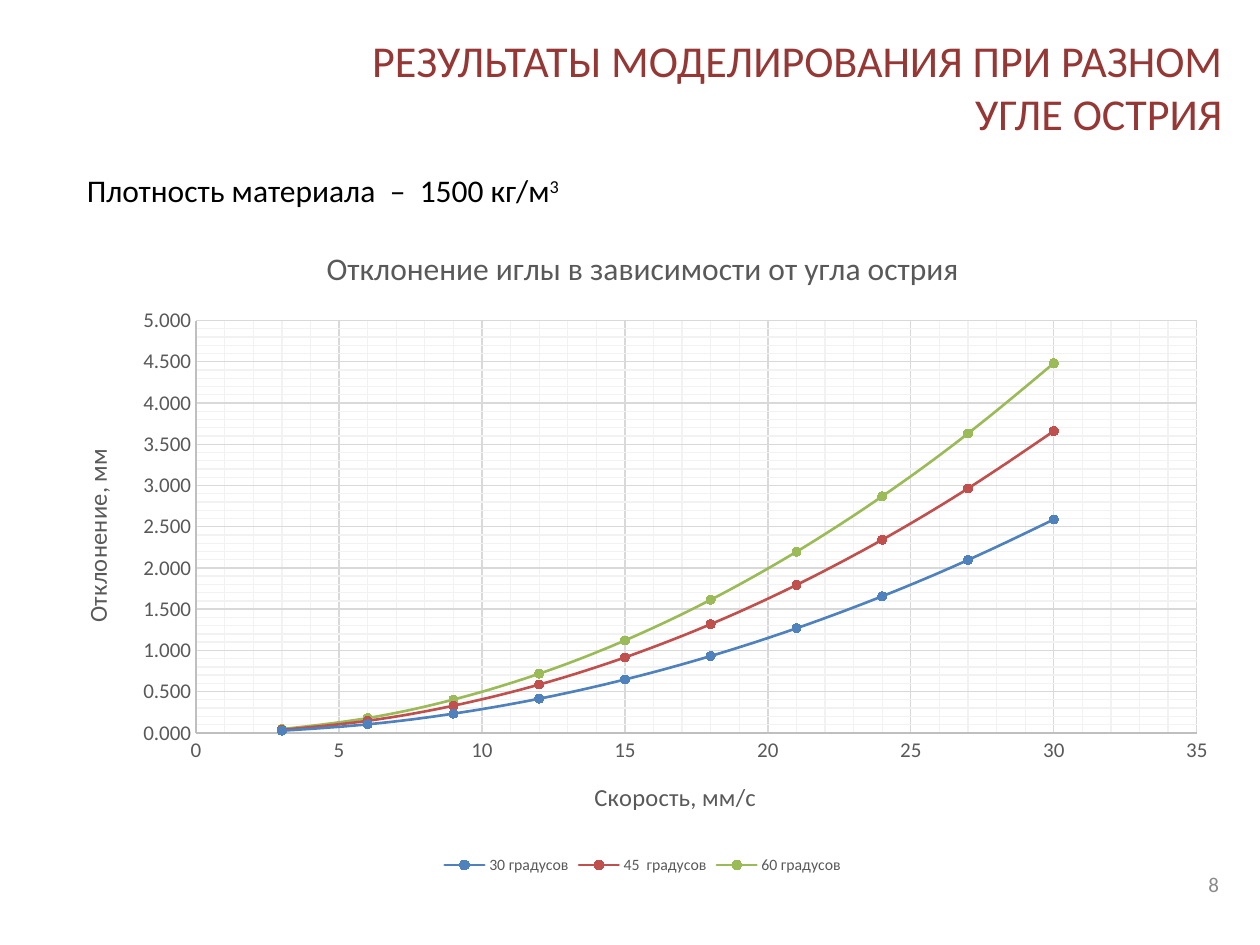
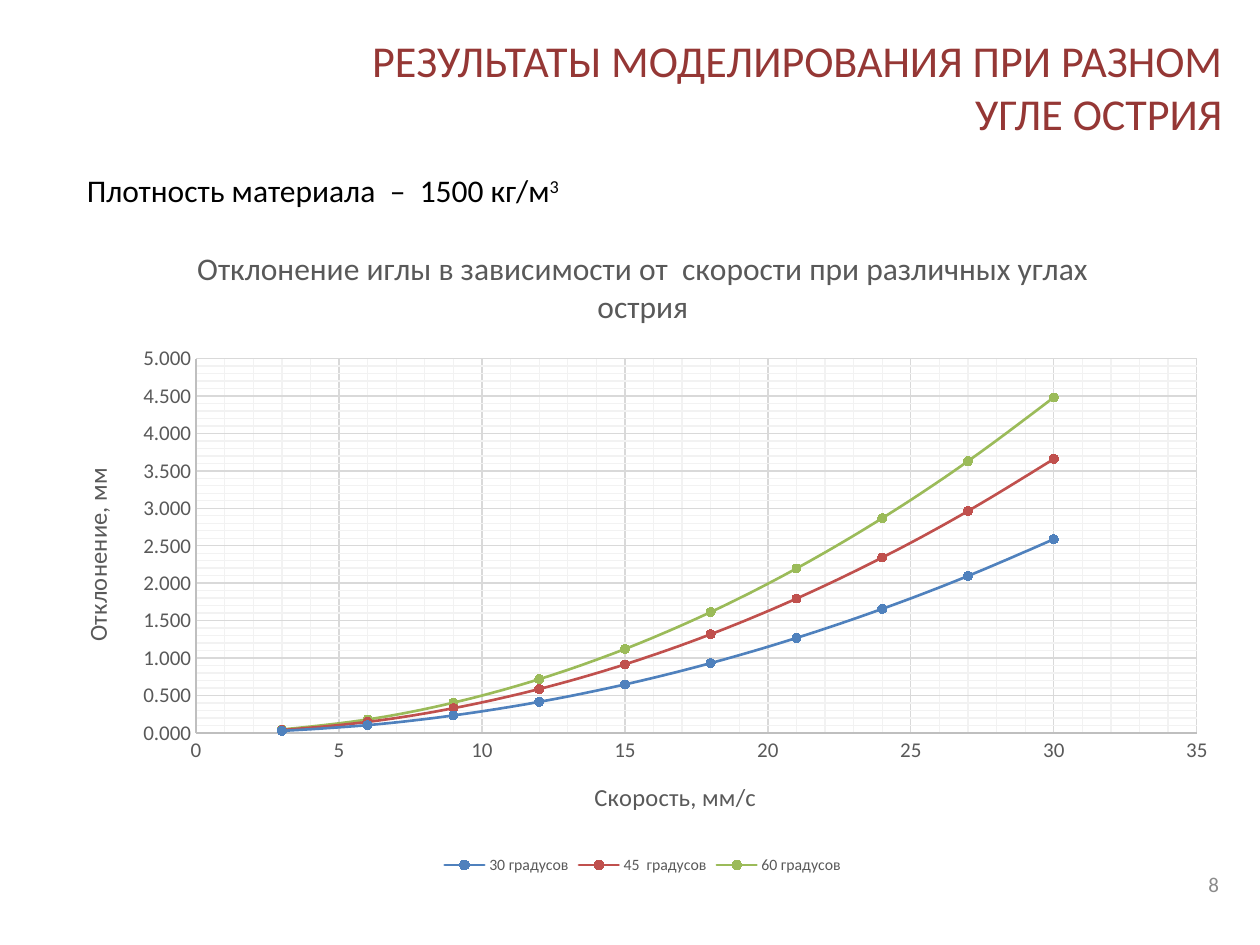
Before and after one commit to IgVaCompany/MyWorks, a slide deck: slide 8 of Dissertacia/MyWork/DocWork/Модель деформируемого объекта управления.pptx. Drawn at 1260x945 pixels with LibreOffice and Linux fonts; fonts in the diff are those of the drawing; background and template pictures are left out. Boxes give left, top, right and bottom in pixels: in the first picture for what was removed or moved away, otherwise in the second. Text is boxed around its words. In the diff, an @@ line names an element or a change of style, - is before the commit and + after.

```diff
--- a/Dissertacia/MyWork/DocWork/Модель деформируемого объекта управления.pptx
+++ b/Dissertacia/MyWork/DocWork/Модель деформируемого объекта управления.pptx
@@ scatter smooth chart at [54,224,1231,879] @@
@@ title "Отклонение иглы в зависимости от угла острия" to "Отклонение иглы в зависимости от  скорости при различных углах острия" @@
```
Also in this commit, not shown: 2 other slides changed, 2 other files.
